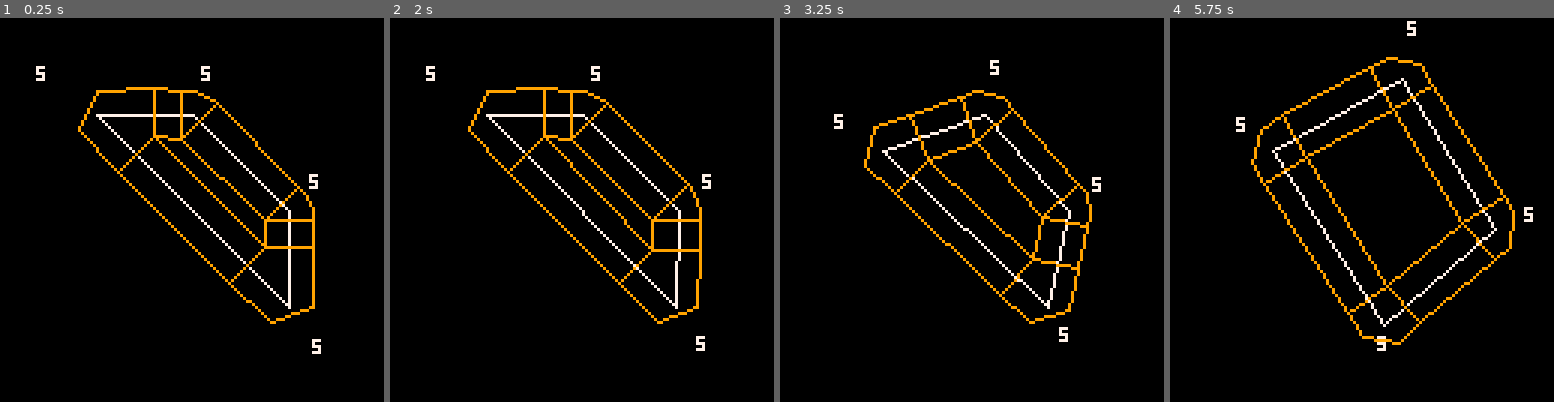
Above: before the commit, frames 1-4 (left to right).
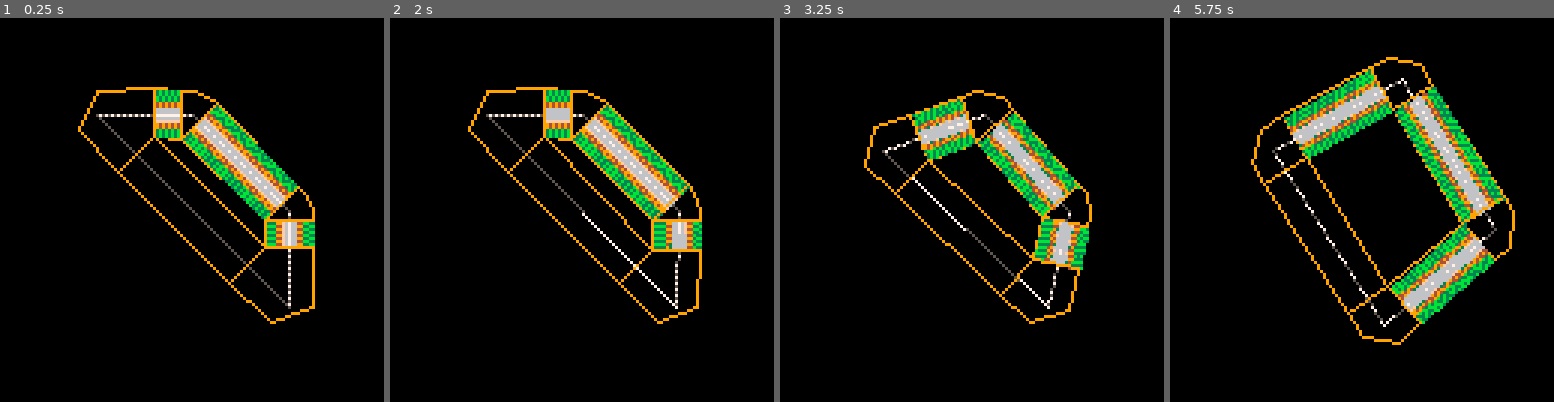
Above: after the commit, the same moments.

Repository: freds72/topgear
Game: PICO-8 cartridge carts/bend.p8
Same seed, same stepped clock (60 frames per second), same inputs: the game is played once before the commit and once after it.
Inputs:
- Up to frame 1 (0.25 s): no input
- Up to frame 2 (2 s): tap O (Z key) at 0.33, 0.7, 1.43 s; hold Left from 1.97 s (still down)
- Up to frame 3 (3.25 s): tap O (Z key) at 2.22, 3.1 s; release Left at 2.37 s; hold Down 2.42-2.82 s; hold Right from 2.87 s (still down)
- Up to frame 4 (5.75 s): release Right at 3.53 s; hold Up 3.58-4.08 s; tap O (Z key) at 3.98, 4.87 s; hold Right 4.13-4.53 s; hold Down 4.58-5.08 s; hold Left from 5.13 s (still down)

The runs differ from the first frame. In frame 1, 6.0% of the frame differs, in the area x 9-84%, y 12-88%; in frame 2, 6.0%; in frame 3, 6.6%; in frame 4, 11%, in the area x 17-95%, y 0-87%.

Commit message:
road textures wip

Diff:
--- a/carts/bend.p8
+++ b/carts/bend.p8
@@ -2,13 +2,19 @@
 version 32
 __lua__
 #include vector.lua
+#include poly.lua
+
+function make_tex(mx,my,mw,mh)
+	return my<<8|mx|mh>>8|mw>>16
+end
 
 local track={
- {32,32},
- {64,32},
- {96,64},
- {96,96}}
+ {32,32,r=8,tex=make_tex(0,0,8,4)},
+ {64,32,r=8,tex=make_tex(0,0,8,4)},
+ {96,64,r=8,tex=make_tex(0,0,8,4)},
+ {96,96,r=8,tex=make_tex(0,0,8,4)}}
 local tracki=0
+
 function _update()
  if(btnp(4)) tracki=(tracki+1)%#track
 
@@ -25,12 +31,12 @@
 	for i=1,#track do
 		local p1=track[i]
 
-	 -- update normal
- 	local u=v_normz(make_v(p0,p1))
+		-- update normal
+		local u,len=v_normz(make_v(p0,p1))
 		local v=v_normz({u[2],-u[1]})
 		p0.u=u
 		p0.v=v
-
+		p0.len=len
 		--
 		p0=p1
 	end
@@ -80,23 +86,30 @@
 	local faces={}
 	for i=0,n-1 do
 		local t1,t2,t3=track[((i-1)%n)+1],track[(i%n)+1],track[((i+1)%n)+1]
-		line(t1[1],t1[2],t2[1],t2[2],7)
-
+		fillp(0xa5a5)
+		line(t1[1],t1[2],t2[1],t2[2],0x57)
+		fillp()
 		-- credits:
 		-- https://www.codeproject.com/Articles/226569/Drawing-polylines-by-tessellation
 		-- side lines
-		local p1,p2=v_add(t1,t1.v,8),v_add(t2,t1.v,8)
-		local p3,p4=v_add(t2,t2.v,8),v_add(t3,t2.v,8)
+		local p1,p2=v_add(t1,t1.v,t1.r),v_add(t2,t1.v,t1.r)
+		local p3,p4=v_add(t2,t2.v,t2.r),v_add(t3,t2.v,t2.r)
 		-- line(p1[1],p1[2],p2[1],p2[2],1)
 		local res,out=intersect(p1,p2,p3,p4)
 		if out then
-			print(res,out[1],out[2]-8,7)
 			local side,right_side,left_side=1,inner,outer
 			-- straight line
 			if res==2 then
-				out=v_add(t2,t1.v,-8)
+				out=v_add(t2,t1.v,-t1.r)
 				if i>0 then
-					add(faces,{p2,out,left_side[#left_side],right_side[#right_side]})
+					local lastr=right_side[#right_side]
+					local l=v_len(make_v(lastr,p2))
+					add(faces,{p2,out,left_side[#left_side],lastr,tex=t1.tex,uv={
+						{0,l},
+						{t1.r+1,l},
+						{t1.r+1,0},
+						{0,0}
+					}})
 				end
 				add(right_side,p2)
 				add(left_side,out)
@@ -104,16 +117,24 @@
 				if res==1 then
 					side,right_side,left_side=-1,outer,inner
 				end
-				p2=v_add(t2,t1.v,side*8)
-				p3=v_add(t2,t2.v,side*8)
+				p2=v_add(t2,t1.v,side*t1.r)
+				p3=v_add(t2,t2.v,side*t2.r)
 				-- get the "opposite" point
 				out=v_add(t2,make_v(t2,out),-side)
 				-- get caps
-				local out_2=v_add(out,t1.v,2*side*8)
-				local out_3=v_add(out,t2.v,2*side*8)
+				local out_2=v_add(out,t1.v,2*side*t1.r)
+				local out_3=v_add(out,t2.v,2*side*t2.r)
 
 				if i>0 then
-					add(faces,{out_2,out,left_side[#left_side],right_side[#right_side]})
+					local lastr=right_side[#right_side]
+					local l=v_len(make_v(lastr,out_2))
+
+					add(faces,{out_2,out,left_side[#left_side],lastr,tex=t1.tex,uv={
+						{0,l},
+						{t1.r+1,l},
+						{t1.r+1,0},
+						{0,0}
+					}})
 				end
 				-- inner slice
 				if side==1 then
@@ -150,13 +171,29 @@
 			local p0,p1=p[i%n+1],p[i]
 			line(p0[1],p0[2],p1[1],p1[2],9)
 		end
+		--
+		if p.uv then
+			poke4(0x5f38,p.tex)
+			tpoly(p,p.uv)
+		end
 	end
+end
 
+function _init()
+	palt(0,false)
 end
+
 __gfx__
-00000000000000000000000000000000000000000000000000000000000000000000000000000000000000000000000000000000000000000000000000000000
-00000000000000000000000000000000000000000000000000000000000000000000000000000000000000000000000000000000000000000000000000000000
-00700700000000000000000000000000000000000000000000000000000000000000000000000000000000000000000000000000000000000000000000000000
-00077000000000000000000000000000000000000000000000000000000000000000000000000000000000000000000000000000000000000000000000000000
-00077000000000000000000000000000000000000000000000000000000000000000000000000000000000000000000000000000000000000000000000000000
-00700700000000000000000000000000000000000000000000000000000000000000000000000000000000000000000000000000000000000000000000000000
+00000000666666666666666666666f6336f6666633333333bbbbbbbb444444449999999900000000000000000000000000000000000000000000000000000000
+00000000666666666666666666666f6336f6666633333333bbbbbbbb444444449999999900000000000000000000000000000000000000000000000000000000
+00700700666666666667766666666f6336f6666633333333bbbbbbbb444444449999999900000000000000000000000000000000000000000000000000000000
+00077000666666666667766666666f6336f6666633333333bbbbbbbb444444449999999900000000000000000000000000000000000000000000000000000000
+00077000666666666667766666666f6336f6666633333333bbbbbbbb444444449999999900000000000000000000000000000000000000000000000000000000
+00700700666666666667766666666f6336f6666633333333bbbbbbbb444444449999999900000000000000000000000000000000000000000000000000000000
+00000000666666666667766666666f6336f6666633333333bbbbbbbb444444449999999900000000000000000000000000000000000000000000000000000000
+00000000666666666666666666666f6336f6666633333333bbbbbbbb444444449999999900000000000000000000000000000000000000000000000000000000
+__map__
+0506070402030805060000000000000000000000000000000000000000000000000000000000000000000000000000000000000000000000000000000000000000000000000000000000000000000000000000000000000000000000000000000000000000000000000000000000000000000000000000000000000000000000
+0605080402030706050000000000000000000000000000000000000000000000000000000000000000000000000000000000000000000000000000000000000000000000000000000000000000000000000000000000000000000000000000000000000000000000000000000000000000000000000000000000000000000000
+0506070402030805060000000000000000000000000000000000000000000000000000000000000000000000000000000000000000000000000000000000000000000000000000000000000000000000000000000000000000000000000000000000000000000000000000000000000000000000000000000000000000000000
+0605080402030706050000000000000000000000000000000000000000000000000000000000000000000000000000000000000000000000000000000000000000000000000000000000000000000000000000000000000000000000000000000000000000000000000000000000000000000000000000000000000000000000
--- /dev/null
+++ b/carts/poly.lua
@@ -0,0 +1,49 @@
+-- affine textured rasterization
+function tpoly(v,uv)
+	local p0,spans=v[#v],{}
+	local x0,y0,w0=p0[1],p0[2],1--p0.w
+	local u0,v0=uv[#v][1]*w0,uv[#v][2]*w0
+	-- ipairs is slower for small arrays
+	for i=1,#v do
+		local p1=v[i]
+		local x1,y1,w1=p1[1],p1[2],1--p1.w
+		local u1,v1=uv[i][1]*w1,uv[i][2]*w1
+		local _x1,_y1,_w1,_u1,_v1=x1,y1,w1,u1,v1
+		if(y0>y1) x0,y0,x1,y1,w0,w1,u0,v0,u1,v1=x1,y1,x0,y0,w1,w0,u1,v1,u0,v0
+		local dy=y1-y0
+		local dx,dw,du,dv=(x1-x0)/dy,(w1-w0)/dy,(u1-u0)/dy,(v1-v0)/dy
+		local cy0=y0\1+1
+		if(y0<0) x0-=y0*dx w0-=y0*dw u0-=y0*du v0-=y0*dv y0=0 cy0=0
+		-- sub-pix shift
+		local sy=cy0-y0
+		x0+=sy*dx
+		w0+=sy*dw
+		u0+=sy*du
+		v0+=sy*dv
+		if(y1>127) y1=127
+		for y=cy0,y1 do
+			local span=spans[y]
+			if span then
+				--rectfill(x[1],y,x0,y,offset/16)
+
+				local a,aw,au,av,b,bw,bu,bv=x0,w0,u0,v0,unpack(span)
+				if(a>b) a,aw,au,av,b,bw,bu,bv=b,bw,bu,bv,a,aw,au,av
+				local ca,cb=a\1+1,b\1
+				if ca<=cb then
+					-- perspective correct mapping
+					local sa=ca-a
+					local dab=b-a
+					local dau,dav=(bu-au)/dab,(bv-av)/dab
+					tline(ca,y,cb,y,(au+sa*dau)/aw,(av+sa*dav)/aw,dau/aw,dav/aw)
+				end
+			else
+				spans[y]={x0,w0,u0,v0}
+			end
+			x0+=dx
+			w0+=dw
+			u0+=du
+			v0+=dv
+		end
+		x0,y0,w0,u0,v0=_x1,_y1,_w1,_u1,_v1
+	end
+end
--- a/carts/vector.lua
+++ b/carts/vector.lua
@@ -7,10 +7,15 @@
 	a[2]*=scale
 end
 
+function v_len(a)
+  local x,y=abs(a[1]),abs(a[2])
+  if(x>y) return x*sqrt((y/x)*(y/x)+1)
+  return y*sqrt((x/y)*(x/y)+1)
+end
+
 function v_normz(a)
- local x,y=a[1],a[2]
- local d=sqrt(x*x+y*y)
- return {x/d,y/d},d
+ local d=v_len(a)
+ return {a[1]/d,a[2]/d},d
 end
 
 function v_add(a,b,scale)
